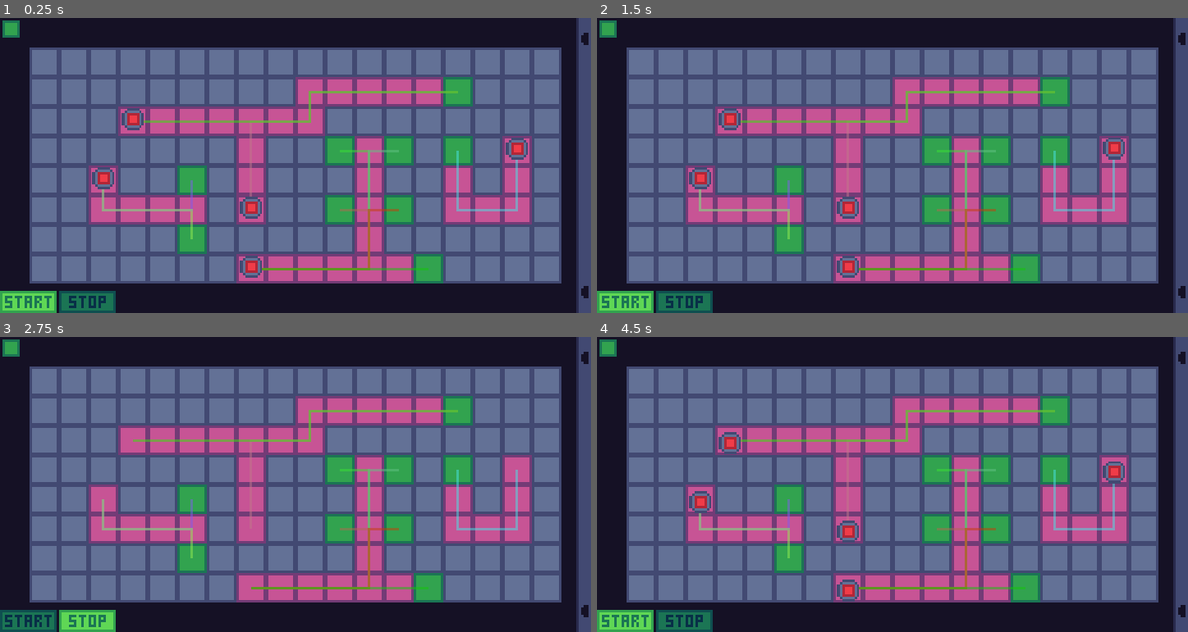
Above: before the commit, frames 1-4 (two rows, left to right).
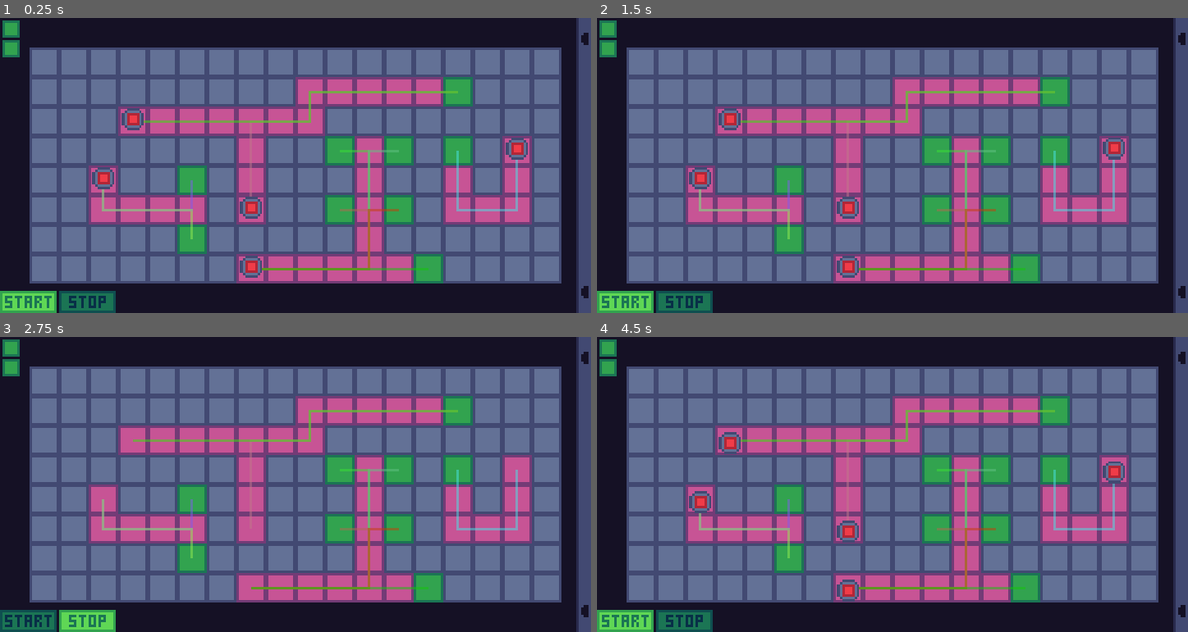
Above: after the commit, the same moments.

Repository: mariothedog/brackeys-game-jam
Game: Godot game, scene res://main/main.tscn
Same seed, same stepped clock (60 frames per second), same inputs: the game is played once before the commit and once after it.
Inputs (mouse positions are in pixels of both pictures, inside the frame that each line leads up to):
- Up to frame 1 (0.25 s): no input
- Up to frame 2 (1.5 s): click (626, 301) at 0.5 s; click (685, 301) at 1.25 s
- Up to frame 3 (2.75 s): click (29, 620) at 2 s
- Up to frame 4 (4.5 s): click (685, 620) at 2.75 s; click (626, 620) at 3.5 s; click (685, 620) at 4.25 s

The runs differ from the first frame. In frame 1, 0.2% of the frame differs, in the area x 0-4%, y 7-14%; in frame 2, 0.2%; in frame 3, 0.2%; in frame 4, 0.2%.

Commit message:
Add health to the level editor

Diff:
--- a/src/levels/level_editor/level_data.gd
+++ b/src/levels/level_editor/level_data.gd
@@ -5,3 +5,4 @@
 
 export var tiles := {}
 export var enemy_paths := []
+export var num_lives: int
--- a/src/levels/level_editor/level_editor.gd
+++ b/src/levels/level_editor/level_editor.gd
@@ -1,6 +1,7 @@
 tool
 extends TileMap
 
+export (int, 1, 100) var num_lives := 1
 # warning-ignore:unused_class_variable
 export var create_level := false setget _create_level
 # warning-ignore:unused_class_variable
@@ -97,6 +98,7 @@
 	var data := LevelData.new()
 	data.tiles = all_tiles
 	data.enemy_paths = paths
+	data.num_lives = num_lives
 # warning-ignore:return_value_discarded
 	ResourceSaver.save("res://levels/resources//level_debug.tres", data)
 
--- a/src/levels/level_editor/level_editor.tscn
+++ b/src/levels/level_editor/level_editor.tscn
@@ -9,3 +9,4 @@
 format = 1
 tile_data = PoolIntArray( 0, 1, 0, 1, 1, 0, 2, 1, 0, 3, 1, 0, 4, 1, 0, 5, 1, 0, 6, 1, 0, 7, 1, 0, 8, 1, 0, 9, 1, 0, 10, …(2600 unchanged characters)…
 script = ExtResource( 1 )
+num_lives = 2
--- a/src/levels/resources/level_debug.tres
+++ b/src/levels/resources/level_debug.tres
@@ -20,3 +20,4 @@
 12: PoolVector2Array( 14, 8 )
 }
 enemy_paths = [ PoolVector2Array( 8, 6, 8, 5, 8, 4, 8, 3, 9, 3, 10, 3, 10, 2, 11, 2, 12, 2, 13, 2, 14, 2, 15, 2 ), Pool …(673 unchanged characters)…
+num_lives = 2
--- a/src/main/main.gd
+++ b/src/main/main.gd
@@ -12,7 +12,9 @@
 
 
 func _ready() -> void:
-	var level_data := load("res://levels/resources/level_debug.tres")
+	var level_data: LevelData = load("res://levels/resources/level_debug.tres")
+	lives.initial_num_lives = level_data.num_lives
+	lives.reset()
 	level.build_level(level_data)
 # warning-ignore:return_value_discarded
 	Signals.connect("start_pressed", self, "_start")
